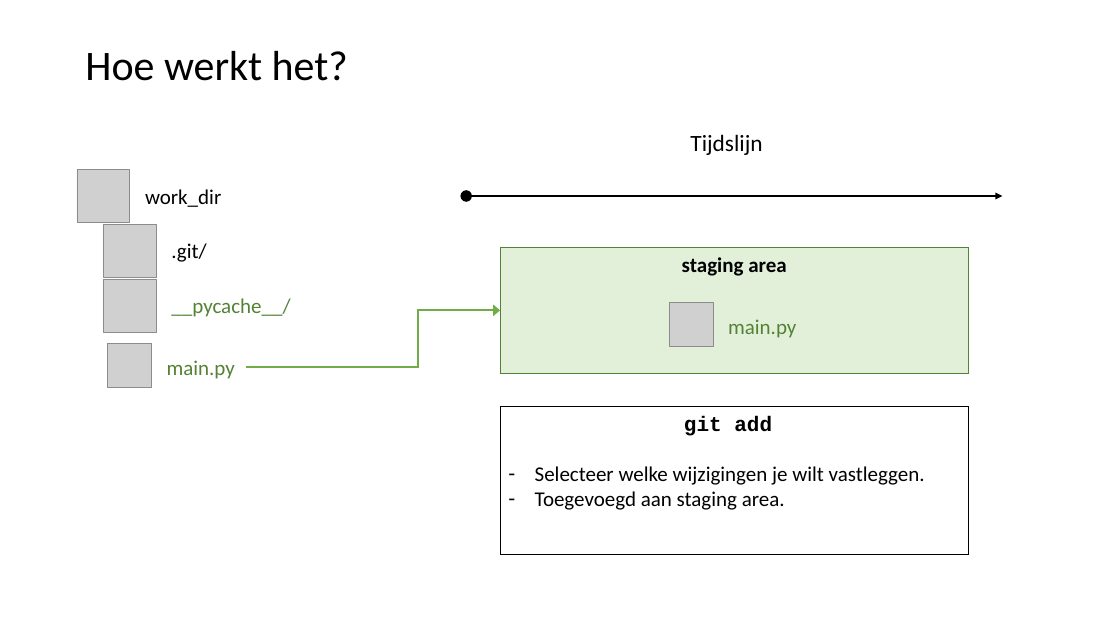
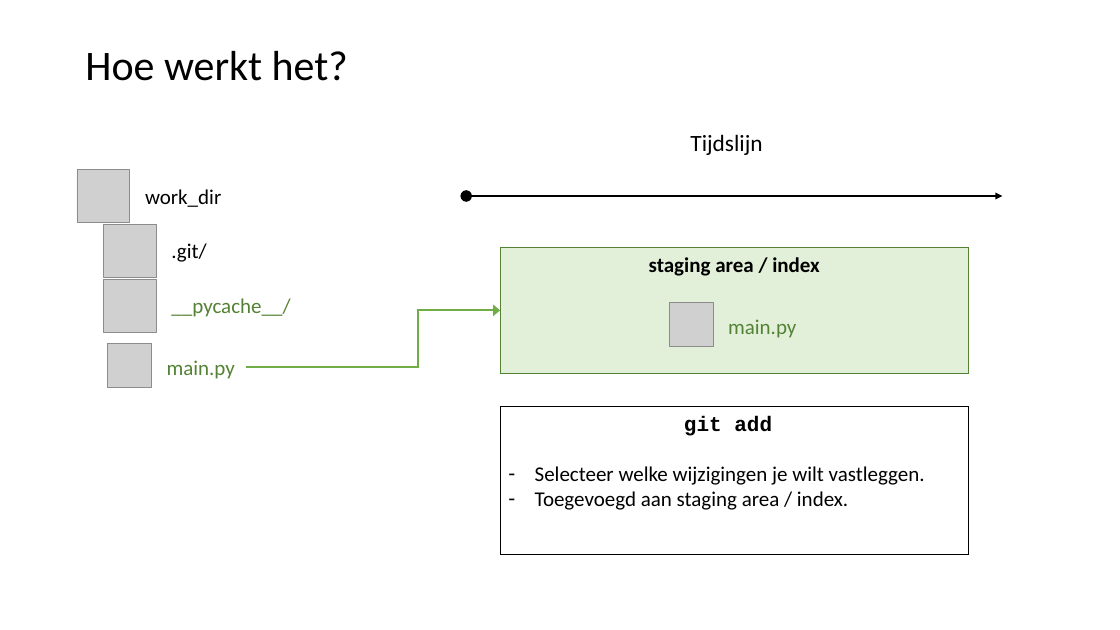
Before and after one commit to LFKoning/knowledge-sharing, a slide deck: slide 8 of git_course/1_basics/git_basic.pptx. Drawn at 1120x630 pixels with LibreOffice and Linux fonts; fonts in the diff are those of the drawing; grey boxes stand for pictures. Boxes give left, top, right and bottom in pixels: in the first picture for what was removed or moved away, otherwise in the second. Text is boxed around its words. In the diff, an @@ line names an element or a change of style, - is before the commit and + after.

```diff
--- a/git_course/1_basics/git_basic.pptx
+++ b/git_course/1_basics/git_basic.pptx
@@ text in rectangle at box(649, 257, 820, 276): text changed @@
-staging area
+staging area / index
@@ text in rectangle at box(535, 491, 848, 510): text changed @@
-– Toegevoegd aan staging area.
+– Toegevoegd aan staging area / index.
```
Also in this commit, not shown: 32 other slides changed, 1 other file.
